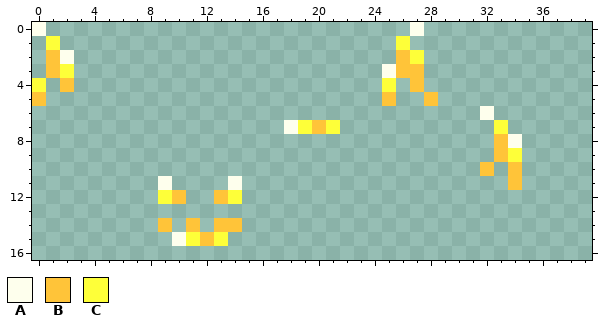
Edited in one commit: pixel-art sprite (src/main/resources/assets/anime_chaos/textures/entities/infernal-e.png). The first picture shows the starting point.
The file is 64x64 pixels. Shown: x 0..39, y 0..16.
Palette (. is transparent): A #feffed  B #ffc439  C #feff39
After:
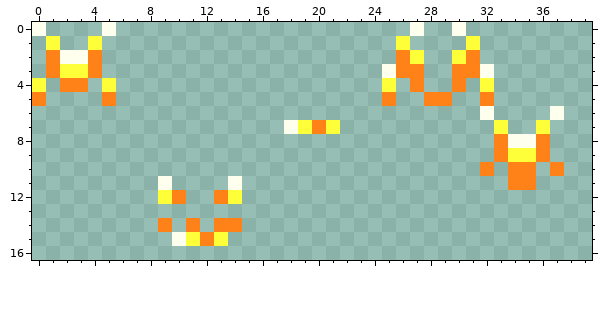
Difference:
@@ palette @@
-B #ffc439
+B #ff8218
@@ x 0..39 @@
- 0 A..........................A............
- 1 .C........................C.............
- 2 .BA.......................BC............
- 3 .BC......................ABB............
- 4 C.B......................C.B............
- 5 B........................B..B...........
- 6 ................................A.......
- 7 ..................ACBC...........C......
- 8 .................................BA.....
- 9 .................................BC.....
-10 ................................B.B.....
-11 .........A....A...................B.....
+ 0 A....A.....................A..A.........
+ 1 .C..C.....................C....C........
+ 2 .BAAB.....................BC..CB........
+ 3 .BCCB....................ABB..BBA.......
+ 4 C.BB.C...................C.B..B.C.......
+ 5 B....B...................B..BB..B.......
+ 6 ................................A....A..
+ 7 ..................ACBC...........C..C...
+ 8 .................................BAAB...
+ 9 .................................BCCB...
+10 ................................B.BB.B..
+11 .........A....A...................BB....
 12 .........CB..BC.........................
